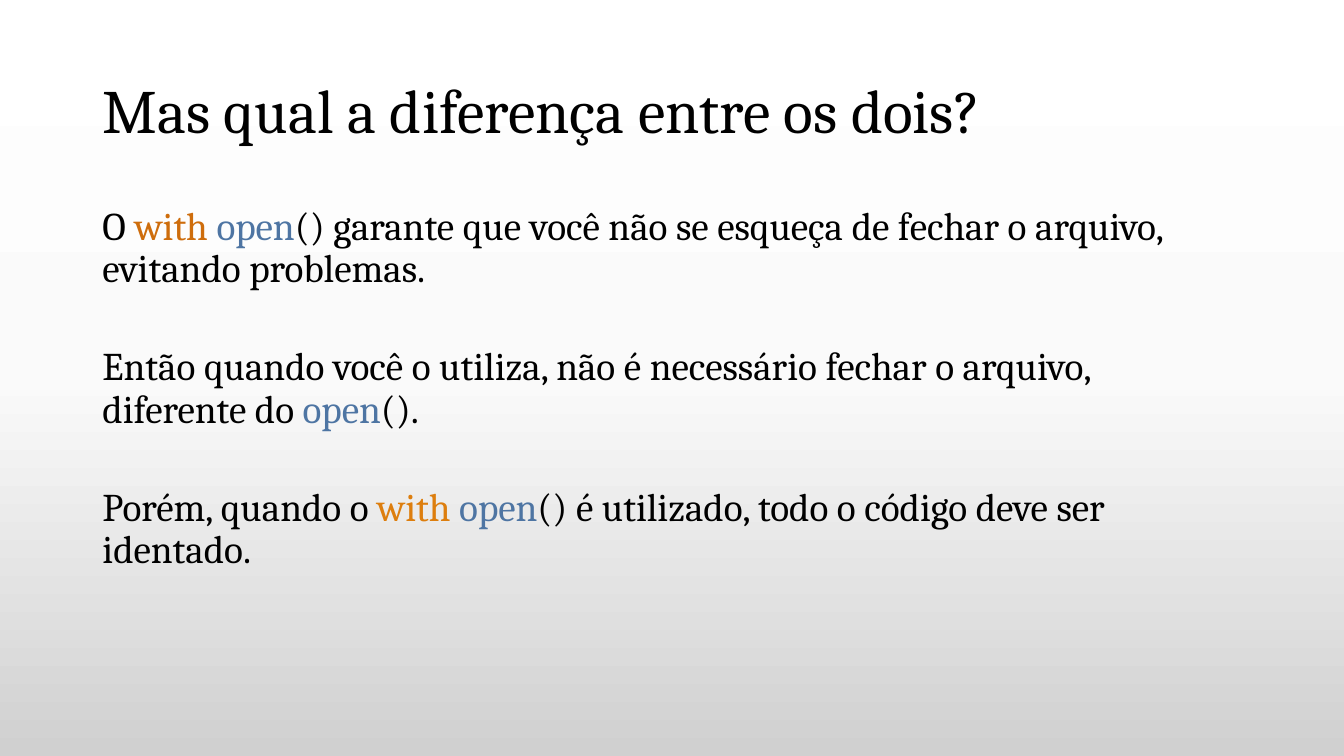
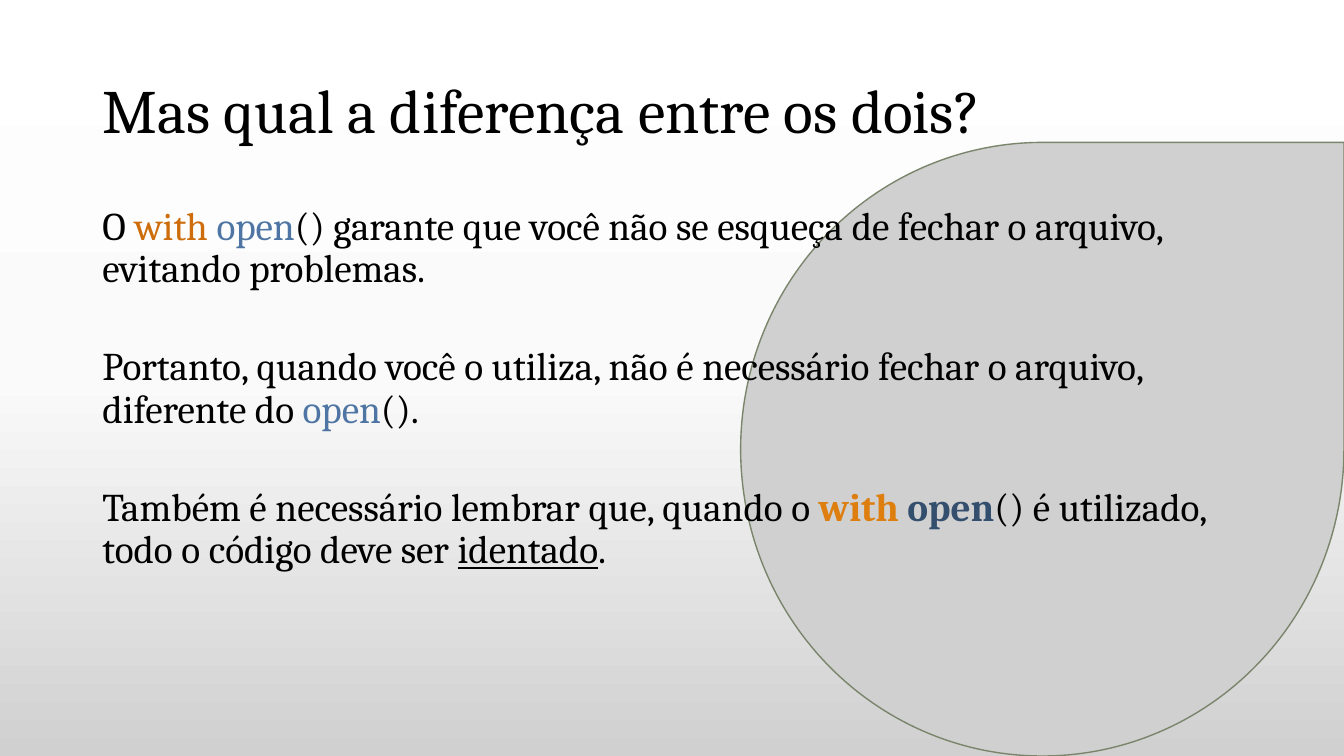
Before and after one commit to daniellygj/Fatec, a slide deck: slide 3 of 1º semestre/Revisões by danny/2º bimestre/Revisão Algoritmos.pptx. Drawn at 1344x756 pixels with LibreOffice and Linux fonts; fonts in the diff are those of the drawing; grey boxes stand for pictures; background and template pictures are left out. Boxes give left, top, right and bottom in pixels: in the first picture for what was removed or moved away, otherwise in the second. Text is boxed around its words. In the diff, an @@ line names an element or a change of style, - is before the commit and + after.

```diff
--- a/1º semestre/Revisões by danny/2º bimestre/Revisão Algoritmos.pptx
+++ b/1º semestre/Revisões by danny/2º bimestre/Revisão Algoritmos.pptx
@@ picture added at (x1=741, y1=142, x2=1344, y2=756) @@
@@ text at (x1=102, y1=345, x2=1208, y2=572): text changed @@
-Então quando você o utiliza, não é necessário fechar o arquivo, diferente do open().
-Porém, quando o with open() é utilizado, todo o código deve ser identado.
+Portanto, quando você o utiliza, não é necessário fechar o arquivo, diferente do open().
+Também é necessário lembrar que, quando o with open() é utilizado, todo o código deve ser identado.
```
Also in this commit, not shown: 13 other slides changed, 1 slide added.
